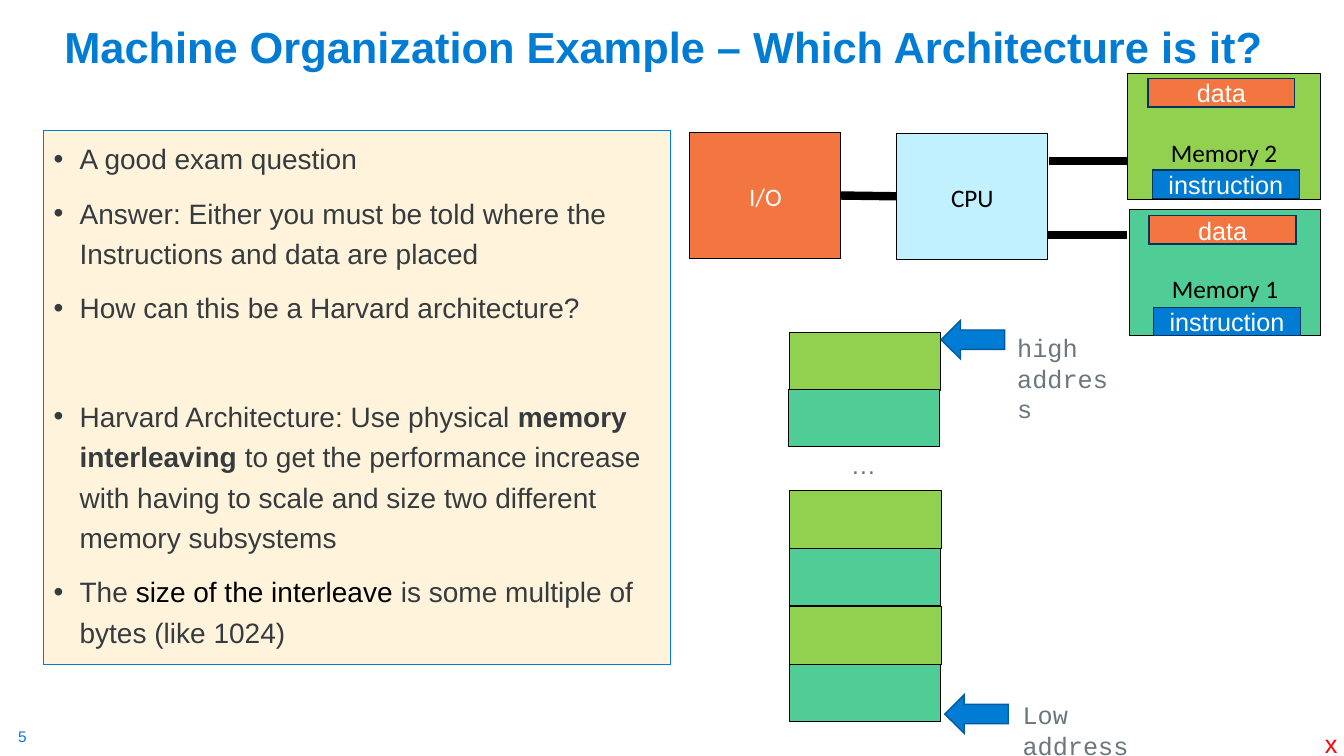
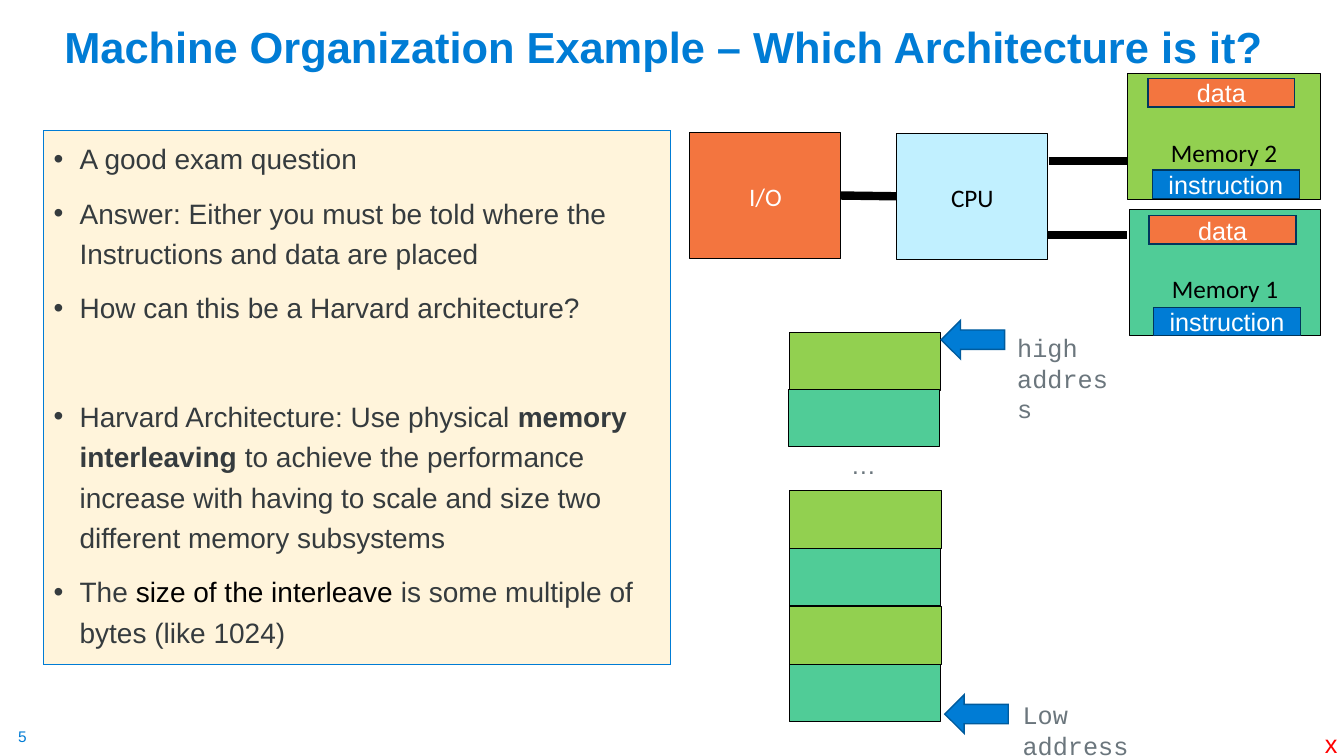
Before and after one commit to cse30-sp24/Muller-Slides, a slide deck: slide 5 of Lecture-2.pptx. Drawn at 1344x756 pixels with LibreOffice and Linux fonts; fonts in the diff are those of the drawing. Boxes give left, top, right and bottom in pixels: in the first picture for what was removed or moved away, otherwise in the second. Text is boxed around its words. In the diff, an @@ line names an element or a change of style, - is before the commit and + after.

```diff
--- a/Lecture-2.pptx
+++ b/Lecture-2.pptx
@@ text at (x1=80, y1=406, x2=627, y2=553): text changed @@
-• Harvard Architecture: Use physical memory interleaving to get the performance increase with having to scale and size two different memory subsystems
+• Harvard Architecture: Use physical memory interleaving to achieve the performance increase with having to scale and size two different memory subsystems
```
Also in this commit, not shown: 5 other slides changed, 56 slides removed, 3 other files.
